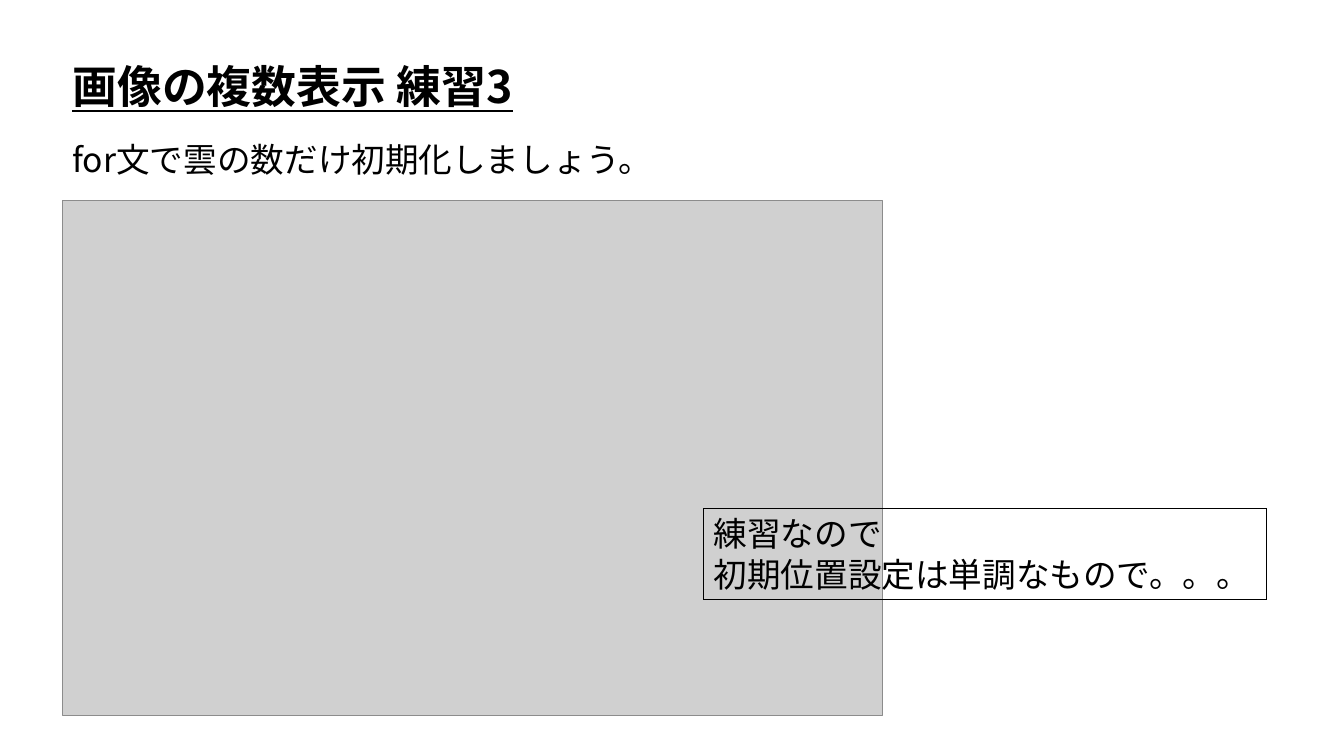
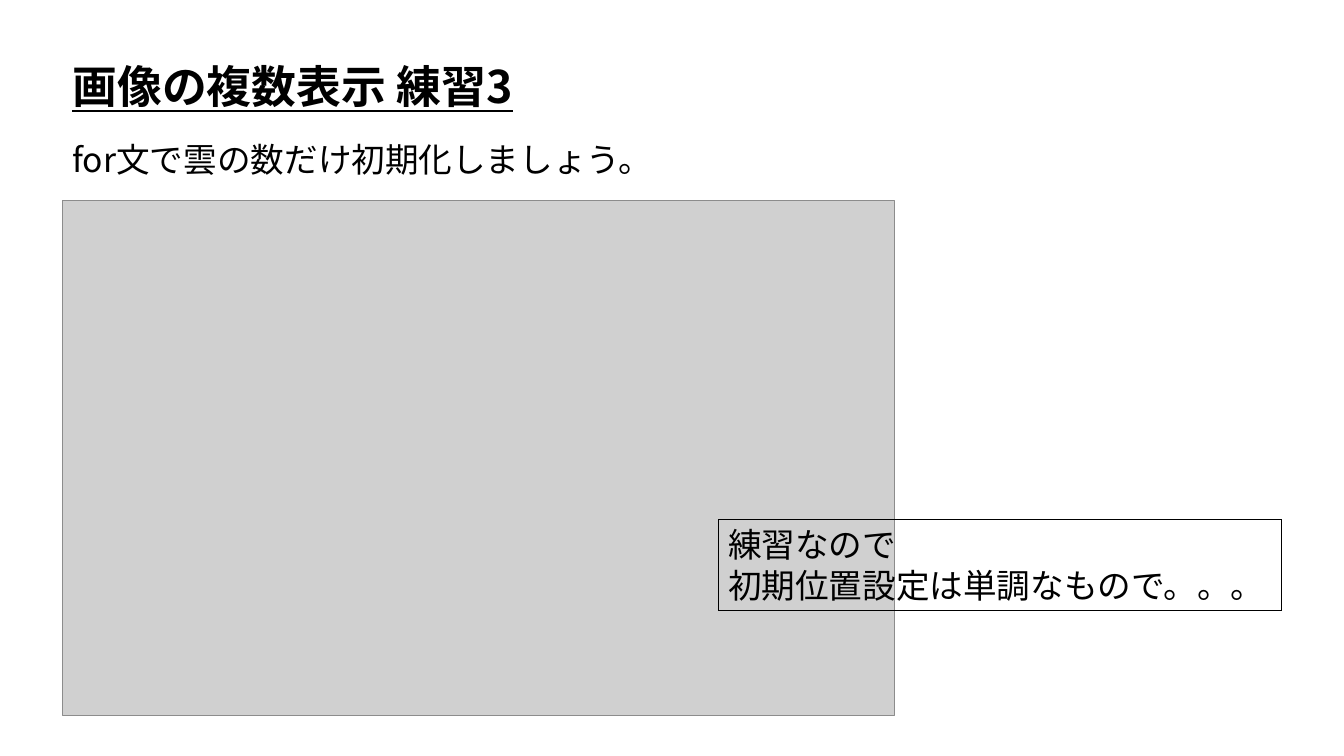
Before and after one commit to ArakiYusuke-Ohara/Textbook, a slide deck: slide 4 of ゲーム科1年/00_前期/ゲームプログラミングⅠ/06_画像の複数表示.pptx. Drawn at 1344x756 pixels with LibreOffice and Linux fonts; fonts in the diff are those of the drawing; grey boxes stand for pictures. Boxes give left, top, right and bottom in pixels: in the first picture for what was removed or moved away, otherwise in the second. Text is boxed around its words. In the diff, an @@ line names an element or a change of style, - is before the commit and + after.

```diff
--- a/ゲーム科1年/00_前期/ゲームプログラミングⅠ/06_画像の複数表示.pptx
+++ b/ゲーム科1年/00_前期/ゲームプログラミングⅠ/06_画像の複数表示.pptx
@@ picture: place and size @@
-picture at (63, 201, 883, 716)
+picture at (63, 201, 894, 717)
@@ rectangle "練習なので": place and size @@
-rectangle "練習なので" at (704, 508, 1267, 600)
+rectangle "練習なので" at (719, 519, 1282, 611)
```
Also in this commit, not shown: 7 other files.
